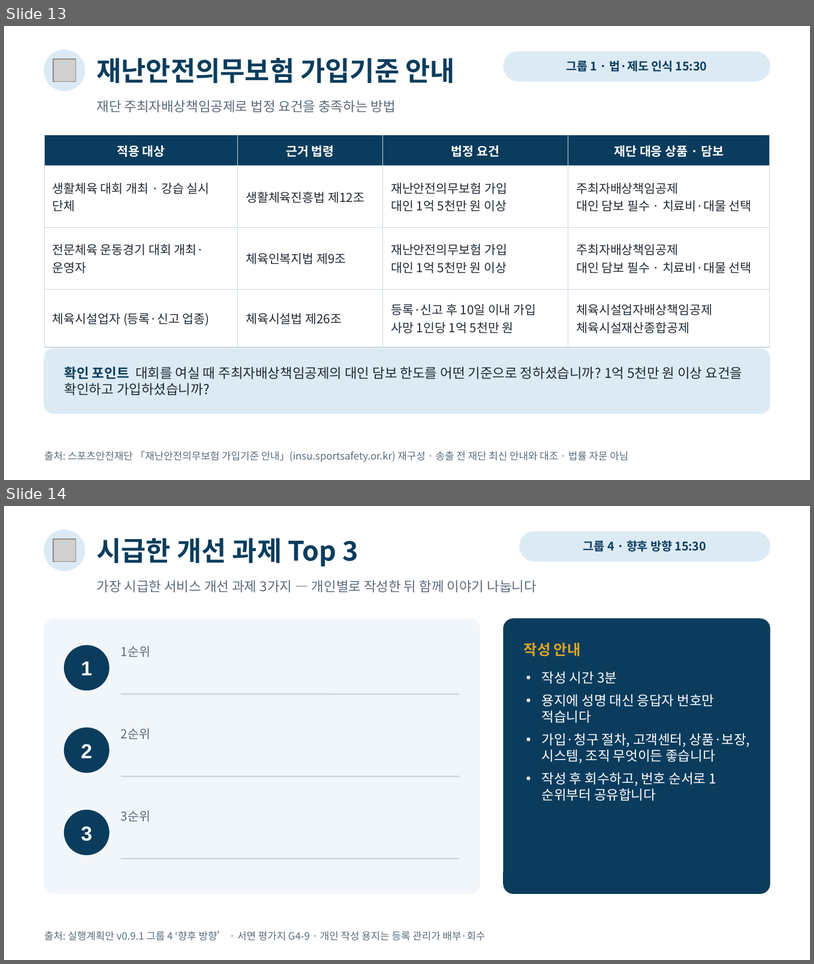
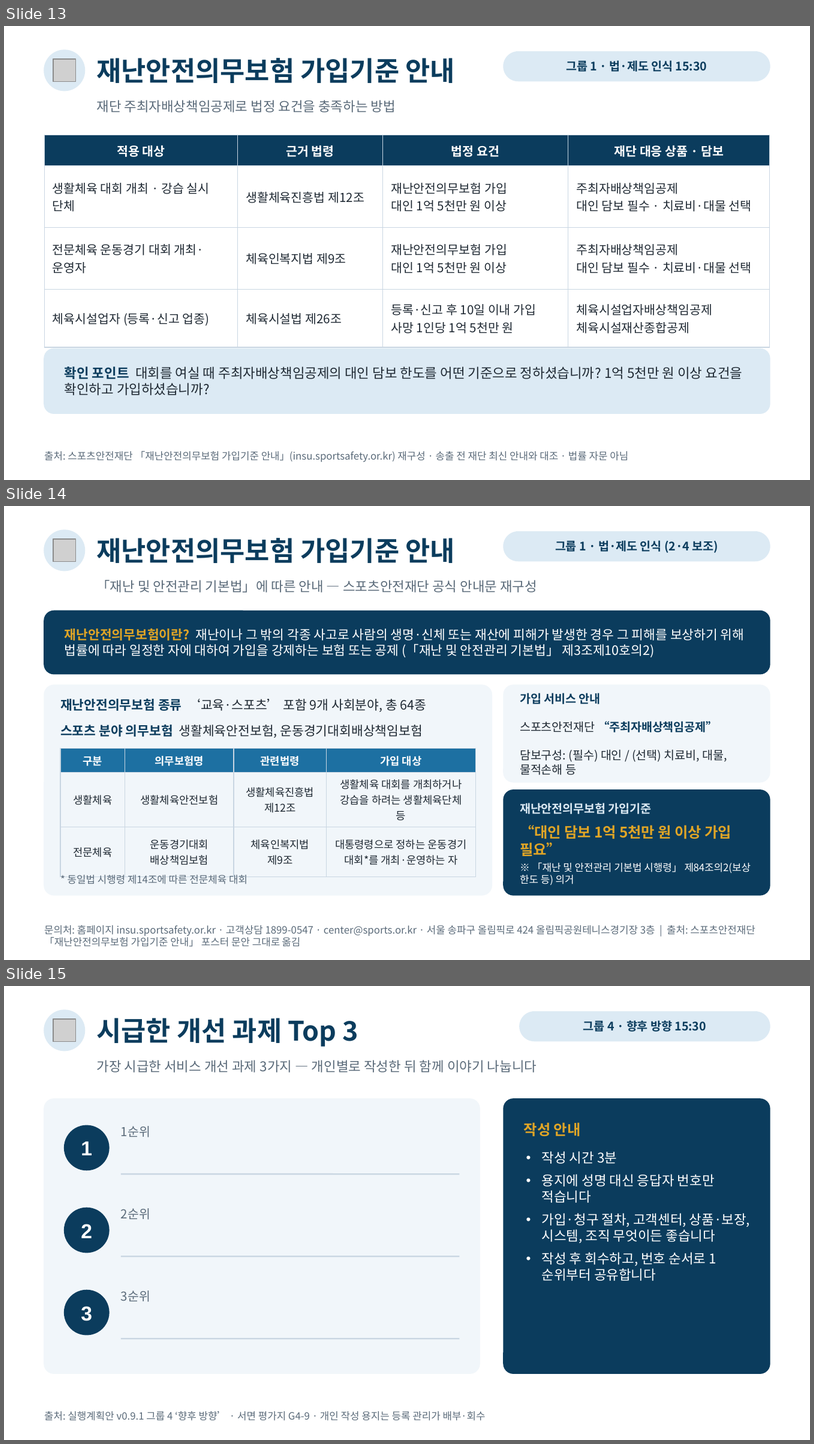
Before and after one commit to syoug93/-, a slide deck: 스포츠안전재단_FGI_송출자료(안)_v0.1.pptx. Shown one above the other, each under a label of ours: slides 13 and 14 before the commit, slides 13, 14 and 15 after it. The pictures are 814x964 and 814x1444 pixels, drawn with LibreOffice and Linux fonts; fonts in the diff are those of the drawing; grey boxes stand for pictures. Boxes give left, top, right and bottom in pixels: in the first picture for what was removed or moved away, otherwise in the second. Text is boxed around its words. In the diff, an @@ line names an element or a change of style, - is before the commit and + after.

```diff
--- a/스포츠안전재단_FGI_송출자료(안)_v0.1.pptx
+++ b/스포츠안전재단_FGI_송출자료(안)_v0.1.pptx
@@ slide 14 added at (4,506,810,960), background #FFFFFF @@
@@ ellipse added at (44,530,84,571), fill #DCEAF4, outline #DCEAF4 1 pt @@
@@ picture added at (53,539,76,562) @@
@@ text added at (97,538,455,563), 24 pt, text #0B3C5D, bold @@
+재난안전의무보험 가입기준 안내
@@ rounded rectangle added at (504,532,770,561), fill #DCEAF4, outline #DCEAF4 1 pt @@
@@ text added at (555,540,719,553), 10.5 pt, text #0B3C5D, bold @@
+그룹 1 · 법·제도 인식 (2·4 보조)
@@ text added at (97,580,537,592), 12 pt, text #5B6B7A @@
+「재난 및 안전관리 기본법」에 따른 안내 — 스포츠안전재단 공식 안내문 재구성
@@ rounded rectangle added at (44,611,770,674), fill #0B3C5D, outline #0B3C5D 1 pt @@
@@ text added at (65,628,745,657), 11.5 pt, text #FFFFFF @@
+재난안전의무보험이란? 재난이나 그 밖의 각종 사고로 사람의 생명·신체 또는 재산에 피해가 발생한 경우 그 피해를 보상하기 위해 법률에 따라 일정한 자에 대하여 가입을 강제하는 보험 또는 공제 (「재난 및 안전관리 기본법」 제3조제10호의2)
@@ rounded rectangle added at (44,685,492,895), fill #F1F6FA, outline #F1F6FA 1 pt @@
@@ rounded rectangle added at (504,685,770,782), fill #F1F6FA, outline #F1F6FA 1 pt @@
@@ text added at (60,699,427,712), 11.5 pt, text #1F2933 @@
+재난안전의무보험 종류 ‘교육·스포츠’ 포함 9개 사회분야, 총 64종
@@ text added at (520,693,727,775), 10.5 pt, text #1F2933 @@
+가입 서비스 안내
+스포츠안전재단 “주최자배상책임공제”
+담보구성: (필수) 대인 / (선택) 치료비, 대물, 물적손해 등
@@ text added at (60,724,423,738), 11.5 pt, text #1F2933 @@
+스포츠 분야 의무보험 생활체육안전보험, 운동경기대회배상책임보험
@@ table added at (60,748,476,867), 3 rows, 4 columns @@
+구분 | 의무보험명 | 관련법령 | 가입 대상
+생활체육 | 생활체육안전보험 | 생활체육진흥법 / 제12조 | 생활체육 대회를 개최하거나 강습을 하려는 생활체육단체 등
+전문체육 | 운동경기대회 / 배상책임보험 | 체육인복지법 / 제9조 | 대통령령으로 정하는 운동경기 대회*를 개최·운영하는 자
@@ rounded rectangle added at (504,790,770,895), fill #0B3C5D, outline #0B3C5D 1 pt @@
@@ text added at (520,802,652,814), 10.5 pt, text #DCEAF4, bold @@
+재난안전의무보험 가입기준
@@ text added at (520,825,732,856), 13 pt, text #E0A526, bold @@
+“대인 담보 1억 5천만 원 이상 가입 필요”
@@ text added at (520,862,752,885), 9 pt, text #FFFFFF @@
+※ 「재난 및 안전관리 기본법 시행령」 제84조의2(보상 한도 등) 의거
@@ text added at (68,874,248,884), 9 pt, text #5B6B7A @@
+* 동일법 시행령 제14조에 따른 전문체육 대회
@@ text added at (44,925,755,946), 9 pt, text #5B6B7A @@
+문의처: 홈페이지 insu.sportsafety.or.kr · 고객상담 1899-0547 · center@sports.or.kr · 서울 송파구 올림픽로 424 올림픽공원테니스경기장 3층 | 출처: 스포츠안전재단 「재난안전의무보험 가입기준 안내」 포스터 문안 그대로 옮김
@@ what was slide 14 is now slide 15 @@
```
Also in this commit, not shown: 1 slide changed.
